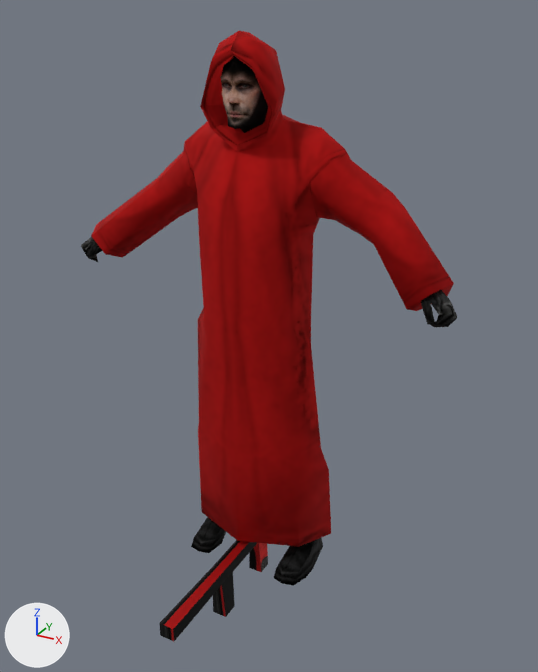
What one commit did to the glTF model source/Games/ShooterGame/GameData/models/enemies/humanGun/humanGun.glb.
One viewpoint serves both versions: a camera (50 mm lens) standing at (1.101, -1.919, 1.827) and looking at (0.097, -0.093, 0.914). The lights are fixed; the arrows at lower left show +X, +Y and +Z. The first picture is the older version. Where no turn or scale is listed for an object, it has been applied to the vertices.

Names of what the first picture shows: 'Cult_Scout', 'maleBase_LOD0.001'.
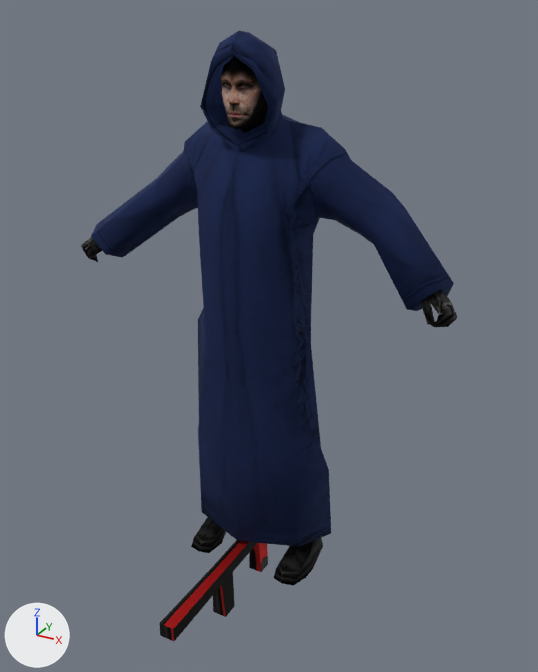
Where the change shows, as pixel boxes (x1, y1, x2, y2) in the pictures (538 x 672 px):
'Cult_Scout', surface changed (red to blue)
    both: (89, 31, 454, 550)

Diff of the bpy script that builds the scene:
```diff
--- a/source/Games/ShooterGame/GameData/models/enemies/humanGun/humanGun.glb.py
+++ b/source/Games/ShooterGame/GameData/models/enemies/humanGun/humanGun.glb.py
@@ img_human_gun @@
+img_human_gun = load_image('human_gun', '_unpacked/human_gun', 2048, 2048, 'sRGB')
@@ mat_devil @@
 n4 = _N.new('ShaderNodeTexImage'); n4.name = 'Image Texture'
-n4.image = img_cultist_realistic
+n4.image = img_human_gun
 _L.new(n0.outputs[0], n1.inputs[0])  # 'BSDF' to 'Surface'
```
